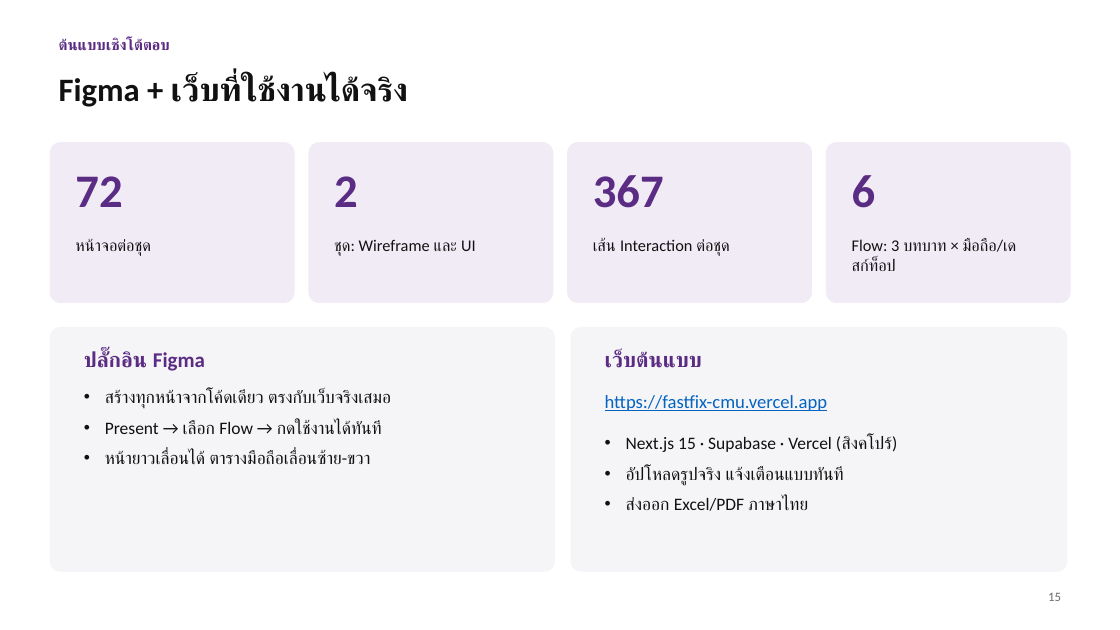
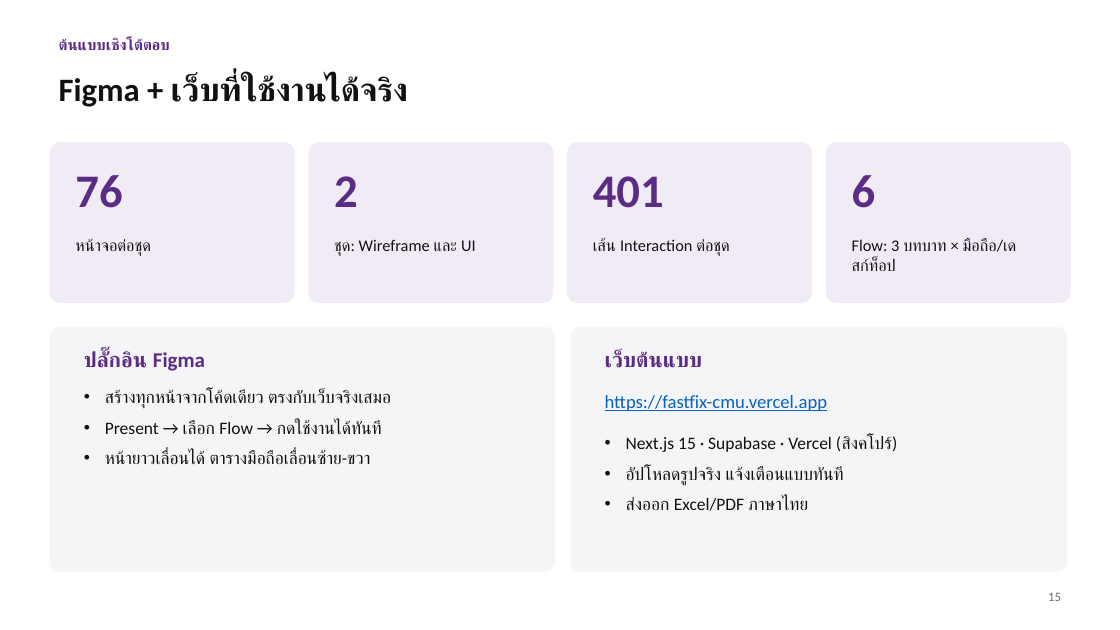
Before and after one commit to Nexzerf/SmartCMUMaintenanceSystem, a slide deck: slide 15 of report/out/สไลด์-ระบบแจ้งซ่อม-มช.pptx. Drawn at 1120x630 pixels with LibreOffice and Linux fonts; fonts in the diff are those of the drawing. Boxes give left, top, right and bottom in pixels: in the first picture for what was removed or moved away, otherwise in the second. Text is boxed around its words. In the diff, an @@ line names an element or a change of style, - is before the commit and + after.

```diff
--- a/report/out/สไลด์-ระบบแจ้งซ่อม-มช.pptx
+++ b/report/out/สไลด์-ระบบแจ้งซ่อม-มช.pptx
@@ text at (75,175,122,208): text changed @@
-72
+76
@@ text at (593,176,664,208): text changed @@
-367
+401
```
Also in this commit, not shown: 7 other files.
